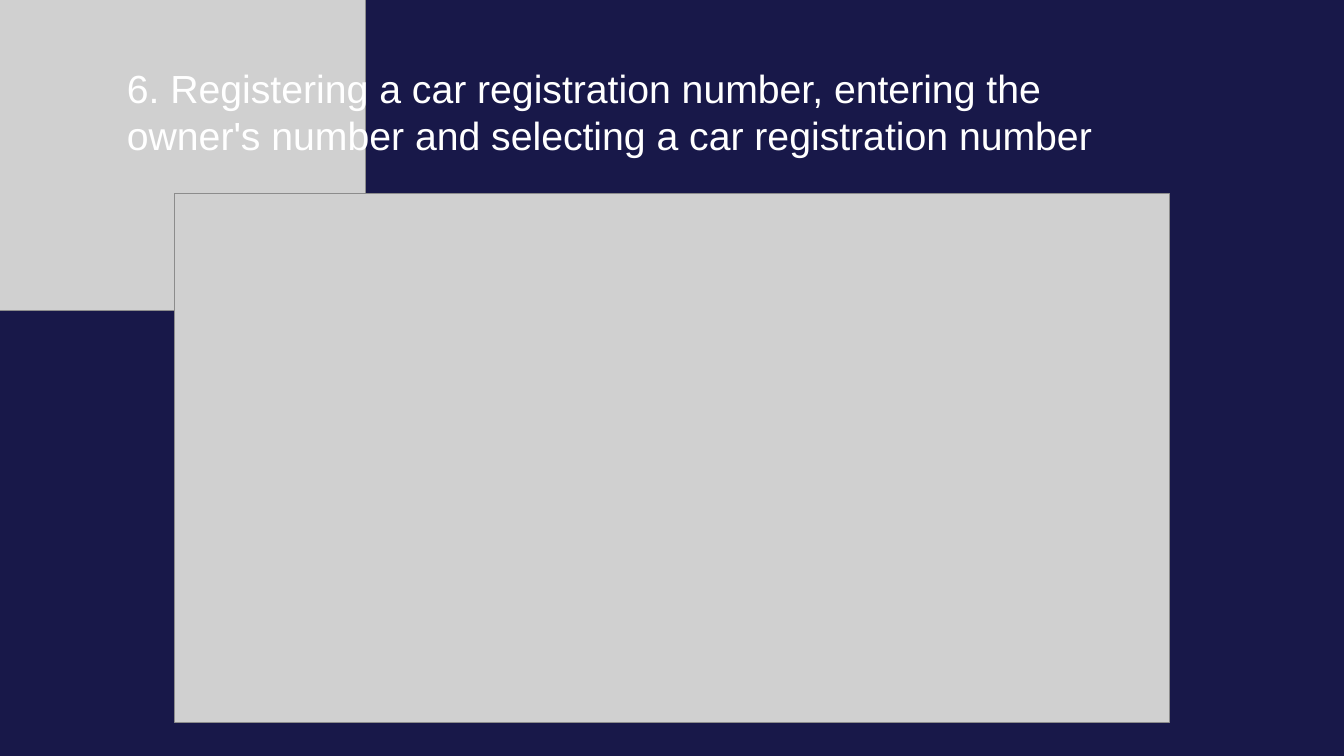
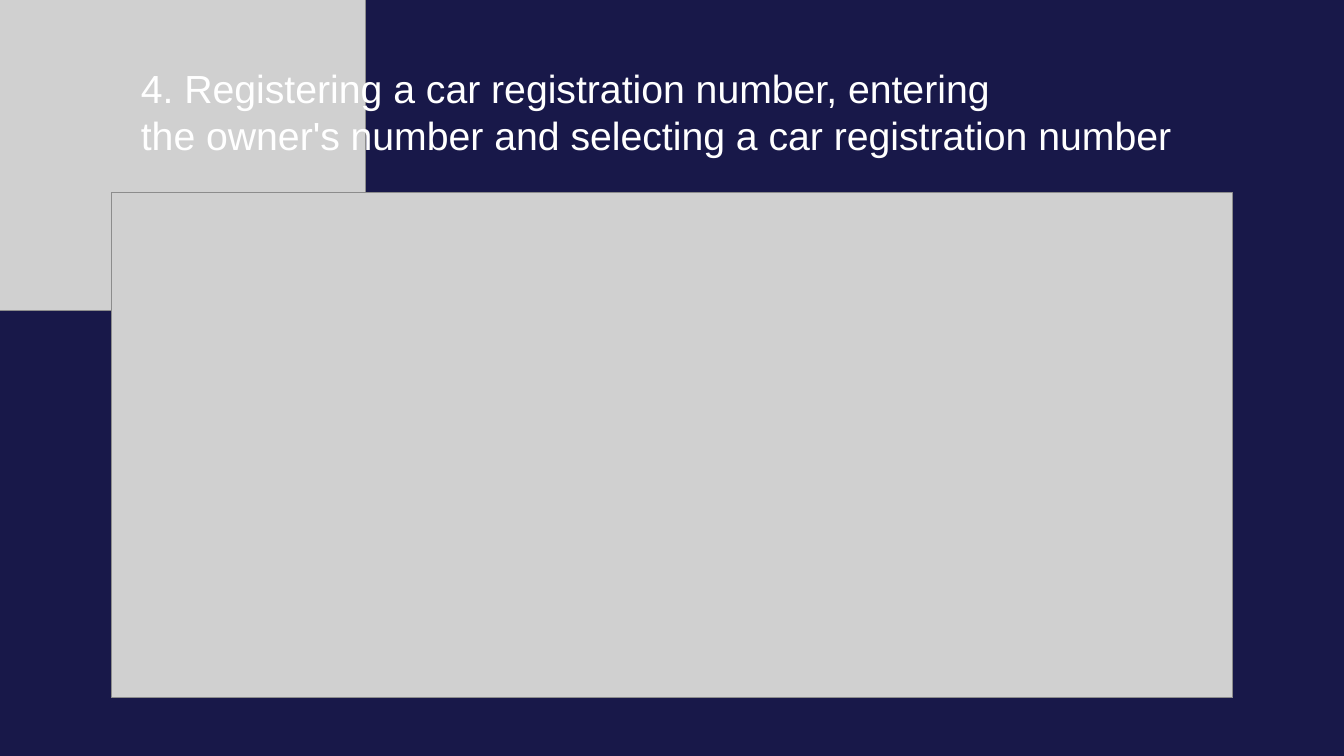
Before and after one commit to LZPMPC005L/Vehicle-management, a slide deck: slide 14 of Vehicle management.pptx (slide 9 before the commit). Drawn at 1344x756 pixels with LibreOffice and Linux fonts; fonts in the diff are those of the drawing; grey boxes stand for pictures. Boxes give left, top, right and bottom in pixels: in the first picture for what was removed or moved away, otherwise in the second. Text is boxed around its words. In the diff, an @@ line names an element or a change of style, - is before the commit and + after.

```diff
--- a/Vehicle management.pptx
+++ b/Vehicle management.pptx
@@ text at (141, 72, 1171, 158): text changed @@
-6. Registering a car registration number, entering the
-owner's number and selecting a car registration number
+4. Registering a car registration number, entering
+the owner's number and selecting a car registration number
@@ picture: place and size @@
-picture at (174, 194, 1170, 723)
+picture at (112, 193, 1233, 698)
```
Also in this commit, not shown: 4 other slides changed, 15 slides added, 10 slides removed, 12 other files.
